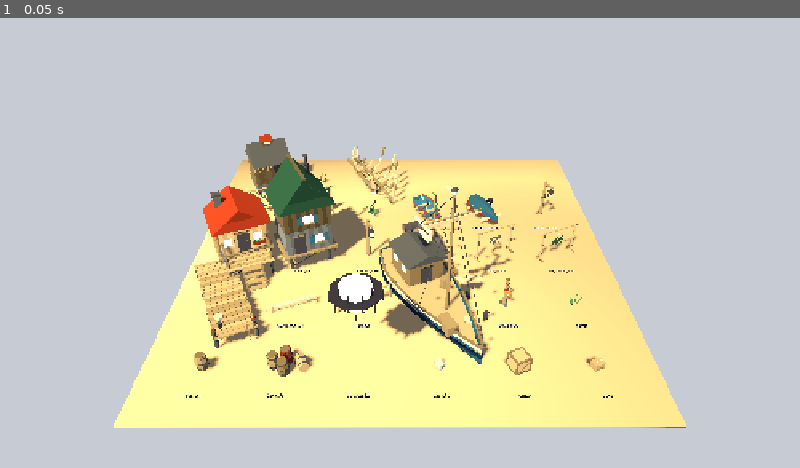
Above: before the commit, frame 1.
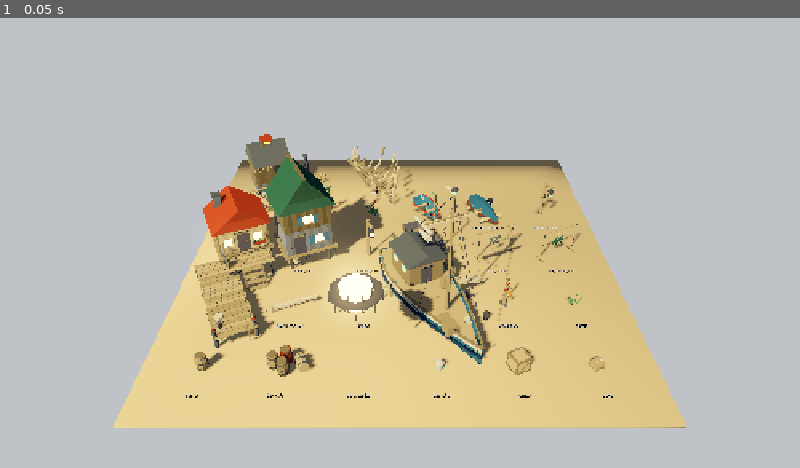
Above: after the commit, the same moment.

Repository: LoganChu/Agent_Game_Playground
Game: Godot game, scene res://scenes/debug/prop_lineup.tscn
Two runs of this game, one before a commit and one after it. Both use one fixed random seed, a clock stepped at 60 frames per second and the inputs below. This scene is started directly instead of the project's main scene.
Inputs:
- Up to frame 1 (0.05 s): no input

The runs differ from the first frame. In frame 1, 28% of the frame differs, in the area x 14-86%, y 27-92%.

Commit message:
refactor: art-review lineups lit by the game's Atmosphere
Co-Authored-By: Claude Opus 5.5 <noreply@anthropic.com>
Claude-Session: https://claude.ai/code/session_01AWhSvjrRu7uHYPrMjZ1KLr

Diff:
--- a/scripts/debug/character_lineup.gd
+++ b/scripts/debug/character_lineup.gd
@@ -1,6 +1,8 @@
 extends Node3D
 ## Art-review scene: every character model side by side (player first), animated by their
-## rigs, lit like the game. Saves a screenshot and quits when given one:
+## rigs, lit like the game
+## (`Atmosphere` in a region's mood: `--mood=<region>`, default Saltmarrow). Saves a
+## screenshot and quits when given one:
 ##   xvfb-run -a godot --rendering-driver opengl3 --path . res://scenes/debug/character_lineup.tscn \
 ##       -- --screenshot=/abs/out.png [--closeup]
 ## `--closeup` frames the heads and hands instead of the full bodies.
@@ -9,22 +11,7 @@
 
 
 func _ready() -> void:
-	var env := Environment.new()
-	env.background_mode = Environment.BG_COLOR
-	env.background_color = PropFactory.color("silverfog")
-	env.ambient_light_source = Environment.AMBIENT_SOURCE_COLOR
-	env.ambient_light_color = PropFactory.color("silverfog")
-	env.ambient_light_energy = 0.25
-	env.tonemap_mode = Environment.TONE_MAPPER_FILMIC
-	var world_env := WorldEnvironment.new()
-	world_env.environment = env
-	add_child(world_env)
-	var sun := DirectionalLight3D.new()
-	sun.light_color = PropFactory.color("kindle")
-	sun.light_energy = 0.6
-	sun.shadow_enabled = true
-	sun.rotation_degrees = Vector3(-50, -35, 0)
-	add_child(sun)
+	LineupLight.add_to(self)
 	add_child(PropFactory.mesh_instance(PropFactory.box(Vector3(14, 0.2, 5)), PropFactory.color("driftwood"), Vector3(0, -0.1, 0)))
 
 	var paths: Array[String] = [str(Content.db.game.get("player_model", ""))]
--- /dev/null
+++ b/scripts/debug/lineup_light.gd
@@ -0,0 +1,25 @@
+class_name LineupLight
+extends RefCounted
+## The art-review lineups are lit by the game's own `Atmosphere` (gradient sky, sun, glow,
+## grading) in a region's mood, so what they show matches play. `--mood=<region>` picks the
+## region (default Saltmarrow). Distance fog is off so far-off overviews stay readable.
+
+const DEFAULT_REGION := "saltmarrow"
+
+
+static func add_to(parent: Node3D) -> Atmosphere:
+	var region_id := DEFAULT_REGION
+	for arg in OS.get_cmdline_user_args():
+		if arg.begins_with("--mood="):
+			region_id = arg.substr(7)
+	var data := Content.db.get_region(region_id)
+	if data.is_empty():
+		push_warning("--mood: unknown region '%s'" % region_id)
+	var atmosphere := Atmosphere.new()
+	atmosphere.name = "Atmosphere"
+	parent.add_child(atmosphere)
+	var state := WorldState.new()
+	atmosphere.apply_mood(RegionMood.fog(data, state), RegionMood.light(data, state), false)
+	# Distance fog would wash out the wide prop overview; the lineups are about the models.
+	atmosphere.environment.fog_enabled = false
+	return atmosphere
--- a/scripts/debug/prop_lineup.gd
+++ b/scripts/debug/prop_lineup.gd
@@ -1,6 +1,8 @@
 extends Node3D
 ## Art-review scene: every dressing-kit model (assets/models/dressing/) in a labelled grid,
-## lit like the lineup. Saves a screenshot and quits when given one:
+## lit like the game
+## (`Atmosphere` in a region's mood: `--mood=<region>`, default Saltmarrow). Saves a
+## screenshot and quits when given one:
 ##   xvfb-run -a godot --rendering-driver opengl3 --path . res://scenes/debug/prop_lineup.tscn \
 ##       -- --screenshot=/abs/out.png [--only=dock,wreck] [--camera=x,y,z:tx,ty,tz]
 
@@ -10,22 +12,7 @@
 
 
 func _ready() -> void:
-	var env := Environment.new()
-	env.background_mode = Environment.BG_COLOR
-	env.background_color = PropFactory.color("silverfog")
-	env.ambient_light_source = Environment.AMBIENT_SOURCE_COLOR
-	env.ambient_light_color = PropFactory.color("silverfog")
-	env.ambient_light_energy = 0.3
-	env.tonemap_mode = Environment.TONE_MAPPER_FILMIC
-	var world_env := WorldEnvironment.new()
-	world_env.environment = env
-	add_child(world_env)
-	var sun := DirectionalLight3D.new()
-	sun.light_color = PropFactory.color("kindle")
-	sun.light_energy = 0.7
-	sun.shadow_enabled = true
-	sun.rotation_degrees = Vector3(-50, -35, 0)
-	add_child(sun)
+	LineupLight.add_to(self)
 
 	var only: PackedStringArray = []
 	for arg in OS.get_cmdline_user_args():
Not shown, added: scripts/debug/lineup_light.gd.uid
